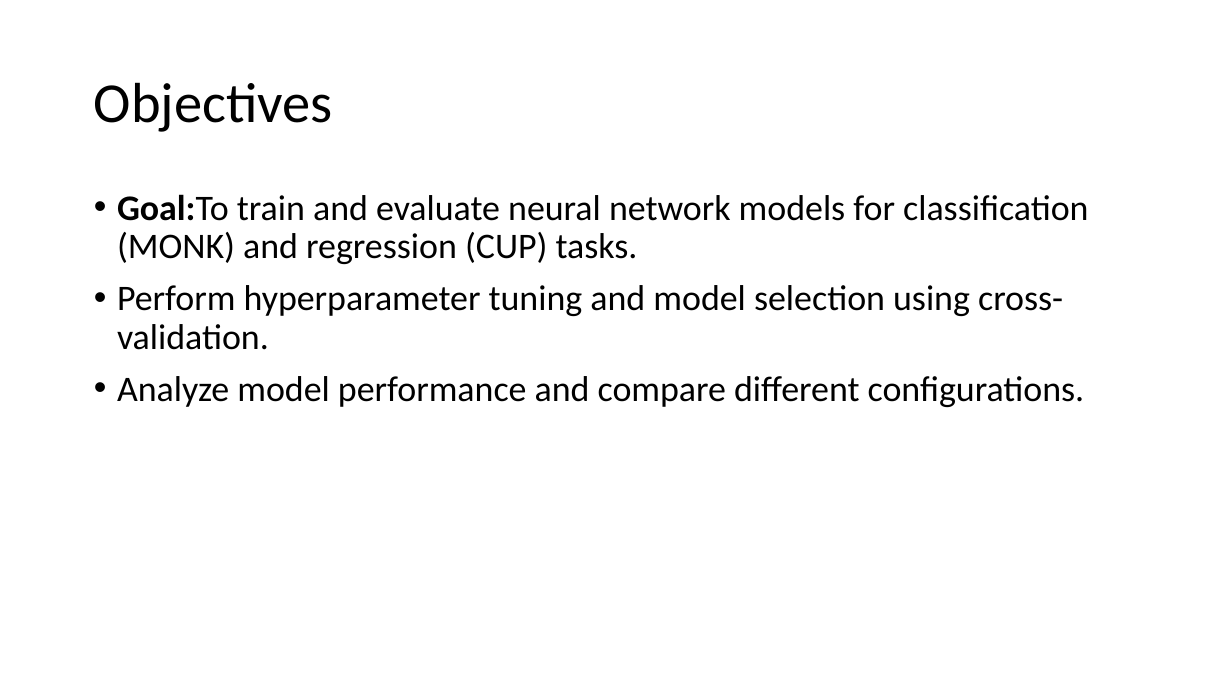
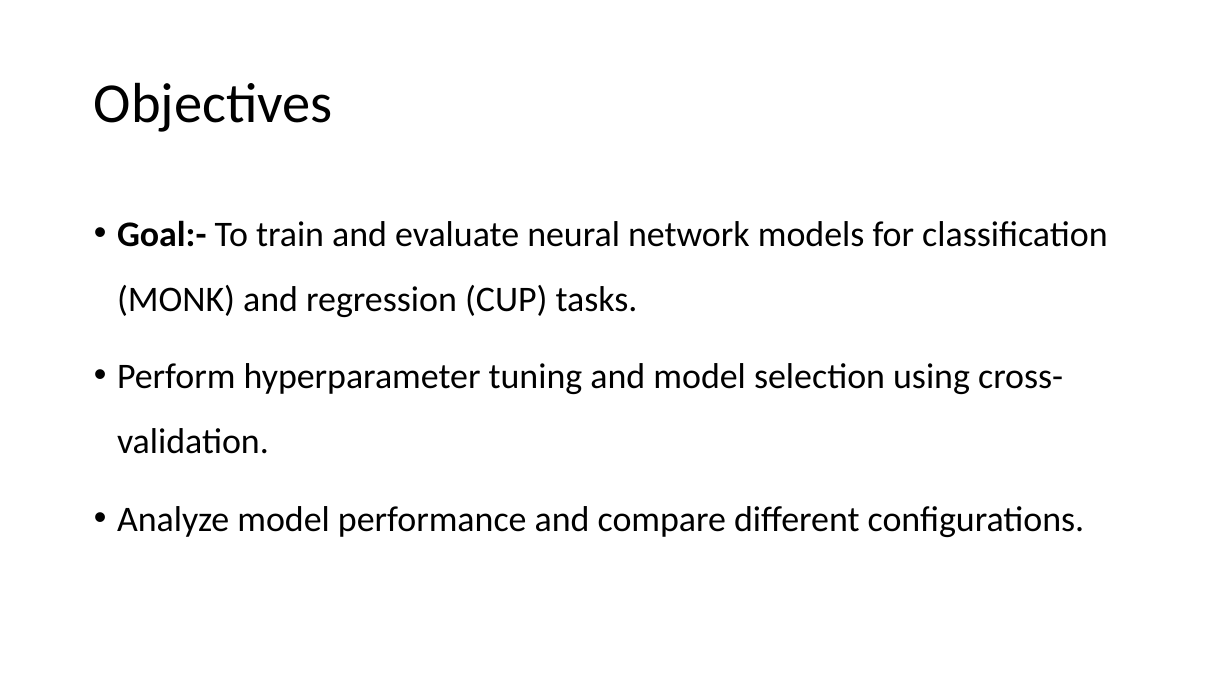
Before and after one commit to Tsion-Ketema/Machine_learning_project_2024, a slide deck: slide 2 of report_slide.pptx. Drawn at 1232x693 pixels with LibreOffice and Linux fonts; fonts in the diff are those of the drawing. Boxes give left, top, right and bottom in pixels: in the first picture for what was removed or moved away, otherwise in the second. Text is boxed around its words. In the diff, an @@ line names an element or a change of style, - is before the commit and + after.

Commit message:
cup-hyperparameter-tuning

```diff
--- a/report_slide.pptx
+++ b/report_slide.pptx
@@ text at (117, 220, 1107, 317): text changed @@
-• Goal:To train and evaluate neural network models for classification (MONK) and regression (CUP) tasks.
+• Goal:- To train and evaluate neural network models for classification (MONK) and regression (CUP) tasks.
@@ text at (117, 363, 1085, 537): line spacing 0.9 to 1.5 @@
```
Also in this commit, not shown: 1 other slide changed, 44 other files.
